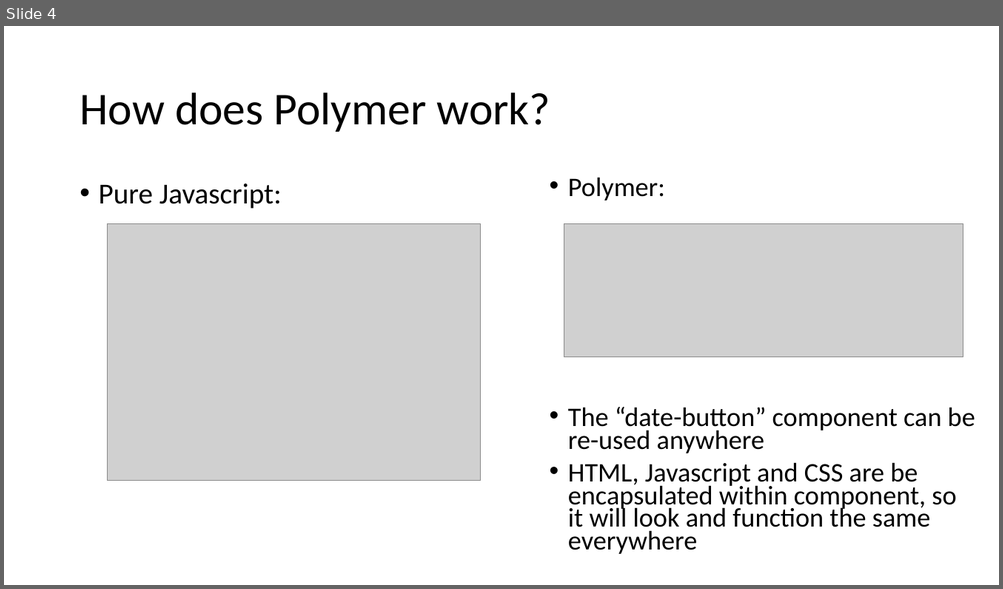
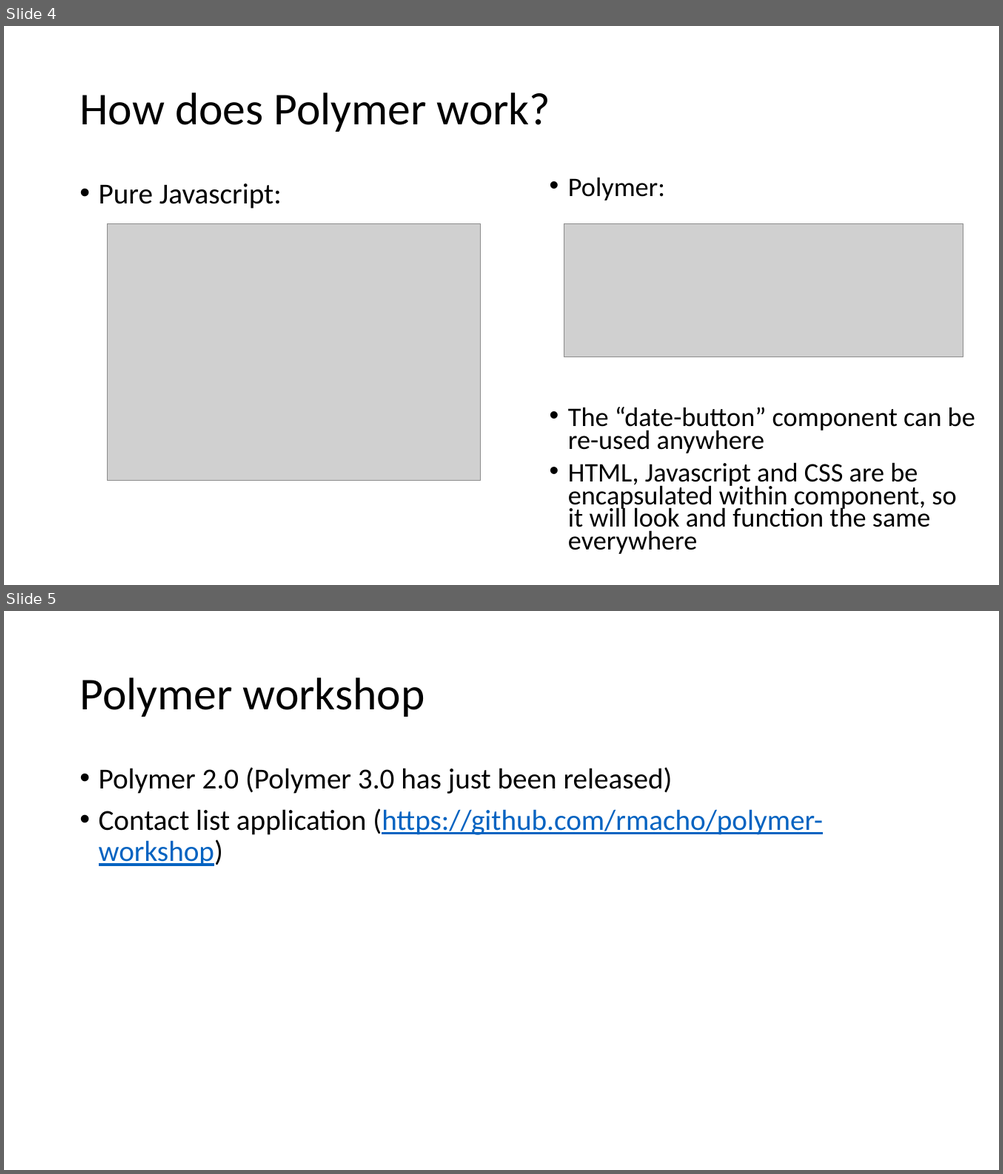
Before and after one commit to rmacho/polymer-workshop, a slide deck: Polymer Presentation.pptx. Shown one above the other, each under a label of ours: slide 4 before the commit, slides 4 and 5 after it. The pictures are 1003x589 and 1003x1174 pixels, drawn with LibreOffice and Linux fonts; fonts in the diff are those of the drawing; grey boxes stand for pictures. Boxes give left, top, right and bottom in pixels: in the first picture for what was removed or moved away, otherwise in the second. Text is boxed around its words. In the diff, an @@ line names an element or a change of style, - is before the commit and + after.

Commit message:
Updated powerpoint

```diff
--- a/Polymer Presentation.pptx
+++ b/Polymer Presentation.pptx
@@ slide 5 added at <box>4,611,999,1170</box>, background #FFFFFF @@
@@ title added at <box>79,678,425,717</box>, 44 pt, text #000000 @@
+Polymer workshop
@@ text added at <box>99,767,822,866</box>, 28 pt, text #000000 @@
+• Polymer 2.0 (Polymer 3.0 has just been released)
+• Contact list application (https://github.com/rmacho/polymer-workshop)
```
Also in this commit, not shown: 1 slide removed.
